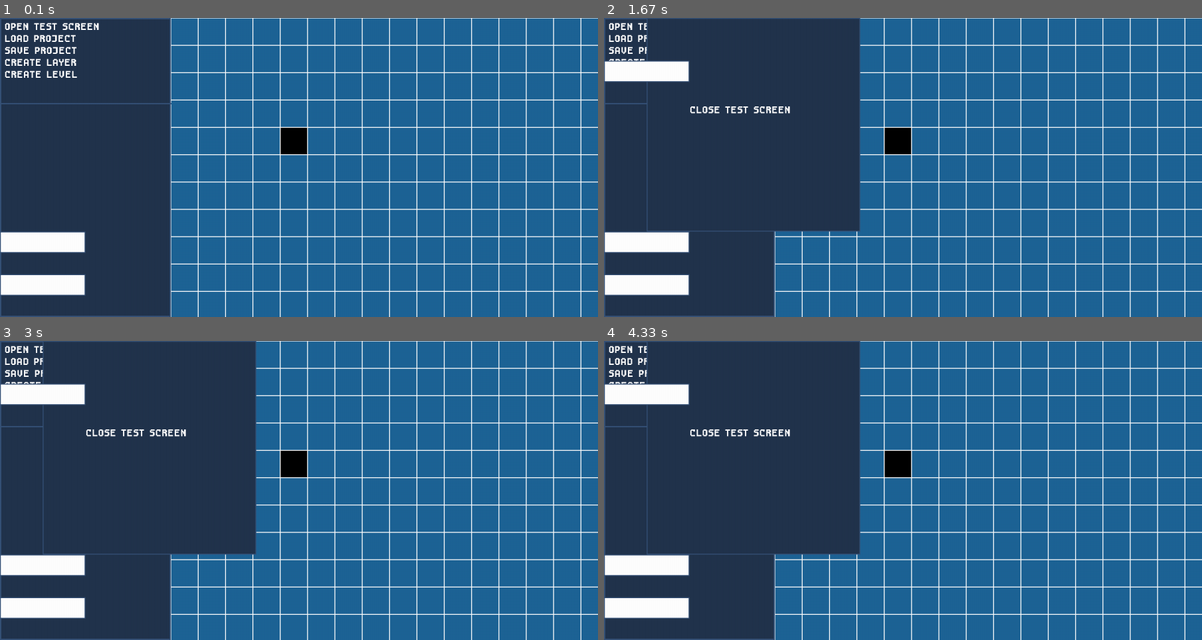
Above: before the commit, frames 1-4 (two rows, left to right).
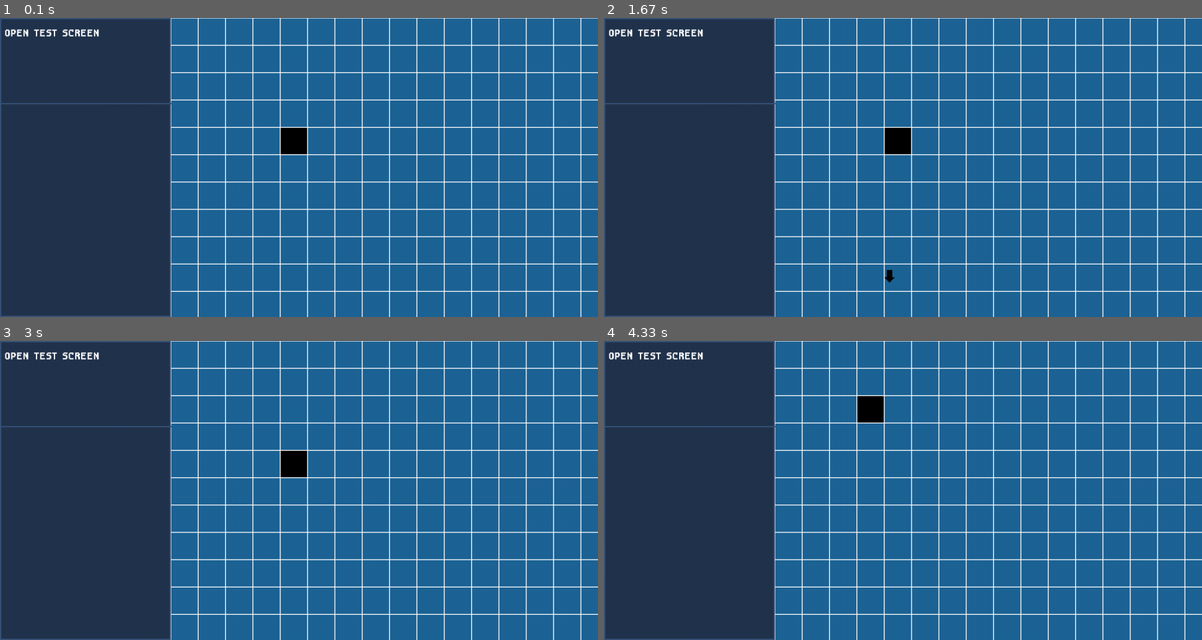
Above: after the commit, the same moments.

Repository: ImYourDope/PyGameLevelDesigner
Game: pygame game, started from main.py
Two runs of this game, one before a commit and one after it. Both use one fixed random seed, a clock stepped at 60 frames per second and the inputs below.
Inputs (mouse positions are in pixels of both pictures, inside the frame that each line leads up to):
- Up to frame 1 (0.1 s): no input
- Up to frame 2 (1.67 s): click "OPEN TEST SCREEN" at 0.38 s; press the mouse at (1178, 167) at 0.7 s; move the mouse to (932, 161) at 0.8 s; release the mouse at (687, 158) at 0.93 s; press the mouse at (795, 167) at 1.03 s; move the mouse to (897, 146) at 1.13 s; release the mouse at (998, 125) at 1.27 s; press the mouse at (657, 32) at 1.37 s; move the mouse to (771, 155) at 1.47 s; release the mouse at (891, 275) at 1.6 s
- Up to frame 3 (3 s): press the mouse at (53, 355) at 1.7 s; move the mouse to (233, 379) at 1.8 s; release the mouse at (418, 403) at 1.93 s; press the mouse at (382, 361) at 2.03 s; move the mouse to (364, 481) at 2.13 s; release the mouse at (340, 604) at 2.27 s; press the mouse at (53, 355) at 2.37 s; move the mouse to (137, 400) at 2.47 s; release the mouse at (221, 442) at 2.6 s; press the mouse at (382, 619) at 2.7 s; move the mouse to (370, 532) at 2.8 s; release the mouse at (358, 448) at 2.93 s
- Up to frame 4 (4.33 s): press the mouse at (1178, 490) at 3.03 s; move the mouse to (986, 517) at 3.13 s; release the mouse at (789, 544) at 3.27 s; press the mouse at (986, 619) at 3.37 s; move the mouse to (980, 568) at 3.47 s; release the mouse at (974, 517) at 3.6 s; press the mouse at (986, 619) at 3.7 s; move the mouse to (897, 556) at 3.8 s; release the mouse at (801, 496) at 3.93 s; press the mouse at (657, 355) at 4.03 s; move the mouse to (807, 421) at 4.13 s; release the mouse at (962, 484) at 4.27 s

The runs differ from the first frame. In frame 1, 3.0% of the frame differs, in the area x 0-17%, y 1-93%; in frame 2, 14%; in frame 3, 14%; in frame 4, 15%, in the area x 0-52%, y 0-93%.

Commit message:
Created XML button parser. Refactored Button class

Diff:
--- a/Interface/__init__.py
+++ b/Interface/__init__.py
@@ -0,0 +1,2 @@
+from .button import Button
+from .input import Input
--- /dev/null
+++ b/Interface/button.py
@@ -0,0 +1,51 @@
+from settings import *
+
+
+class Button:
+    def __init__(self, screen, properties):
+        self.screen = screen
+
+        if 'x' not in properties:
+            properties['x'] = 0
+        if 'y' not in properties:
+            properties['y'] = 0
+        if 'width' not in properties:
+            properties['width'] = 200
+        if 'height' not in properties:
+            properties['height'] = 30
+        if 'text' not in properties:
+            properties['text'] = ''
+
+        if 'hover' in properties:
+            if 'x' not in properties['hover']:
+                properties['hover']['x'] = properties['x']
+            if 'y' not in properties['hover']:
+                properties['hover']['y'] = properties['y']
+
+
+
+        self.surface = main_font.render(properties['text'], False, main_font_color)
+        self.pos = (properties['x'], properties['y'])
+        self.rect = self.surface.get_rect(topleft=self.pos)
+        self.shift_pos = (properties['hover']['x'], properties['hover']['y'])
+        self.shift_rect = self.surface.get_rect(topleft=self.shift_pos)
+
+        func = lambda: print("pressed")
+        # self.pos = pos
+        # self.func = func
+        #
+
+    def mouse_collision(self):
+        return self.rect.collidepoint(pygame.mouse.get_pos()) or self.shift_rect.collidepoint(pygame.mouse.get_pos())
+
+    def draw(self):
+        if not self.mouse_collision():
+            self.screen.blit(self.surface, (self.pos[0], self.pos[1]))
+        else:
+            self.screen.blit(self.surface, (self.shift_pos[0], self.shift_pos[1]))
+
+    def click(self, event):
+        if event.type == pygame.MOUSEBUTTONDOWN:
+            if pygame.mouse.get_pressed()[0]:
+                if self.mouse_collision():
+                    self.func()
--- a/Interface/buttonclass.py
+++ /dev/null
@@ -1,27 +0,0 @@
-from settings import *
-
-
-class Button:
-    def __init__(self, screen, text, pos, func, x_shift, y_shift):
-        self.screen = screen
-        self.surface = main_font.render(text, False, main_font_color)
-        self.pos = pos
-        self.func = func
-        self.shift_pos = (pos[0] + x_shift, pos[1] + y_shift)
-        self.rect = self.surface.get_rect(topleft=self.pos)
-        self.shift_rect = self.surface.get_rect(topleft=self.shift_pos)
-
-    def mouse_collision(self):
-        return self.rect.collidepoint(pygame.mouse.get_pos()) or self.shift_rect.collidepoint(pygame.mouse.get_pos())
-
-    def draw(self):
-        if not self.mouse_collision():
-            self.screen.blit(self.surface, (self.pos[0], self.pos[1]))
-        else:
-            self.screen.blit(self.surface, (self.shift_pos[0], self.shift_pos[1]))
-
-    def click(self, event):
-        if event.type == pygame.MOUSEBUTTONDOWN:
-            if pygame.mouse.get_pressed()[0]:
-                if self.mouse_collision():
-                    self.func()
--- a/Interface/inputlineclass.py
+++ b/Interface/input.py
@@ -1,7 +1,7 @@
 from settings import *
 
 
-class InputLine:
+class Input:
     def __init__(self, screen, rect, vocabulary):
         self.screen = screen
         self.rect = pygame.Rect(rect)
--- /dev/null
+++ b/XML_parser.py
@@ -0,0 +1,42 @@
+import xml.etree.ElementTree as ET
+
+from Interface import *
+
+
+class XMLParser:
+    def __init__(self, filepath):
+
+        xml = ET.parse(filepath)
+        self.root = xml.getroot()
+        if self.root.tag != 'Layout':
+            raise Exception("Incorrect XML. Should start from <Layout> tag")
+
+    def read_metadata(self):
+        return XMLParser.convert_props(self.root.attrib)
+
+    def read_dom(self, surface):
+        dom = []
+        for elem in self.root:
+            if elem.tag == 'Button':
+                hover = elem.find('Hover')
+                if hover is not None:
+                    elem.attrib['hover'] = XMLParser.convert_props(hover.attrib)
+
+                dom.append(Button(surface, XMLParser.convert_props(elem.attrib)))
+            elif elem.tag == 'Input':
+                dom.append(Input(surface, elem.attrib))
+            else:
+                raise Exception('Incorrect tag')
+            print(elem.tag)
+            print(elem.attrib)
+        return dom
+
+    @staticmethod
+    def convert_props(props):
+        for key in 'x', 'y', 'width', 'height':
+            if key in props:
+                props[key] = int(props[key])
+        return props
+
+
+ml = XMLParser('interface.xml')
--- a/buttons.py
+++ b/buttons.py
@@ -1,4 +1,4 @@
-from Interface.buttonclass import *
+from Interface.button import *
 from grid import grid_button
 from popupscreens import *
 
--- a/inputlines.py
+++ b/inputlines.py
@@ -1,12 +1,12 @@
-from Interface.inputlineclass import *
+from Interface.input import *
 
 from event_manager import event_manager
 
 
 def create_popup_screen_inputlines(screen):
-    test_popup_screen_inputlines.append(InputLine(screen, (0, 100, 200, 50), inputline_vocabulary))
+    test_popup_screen_inputlines.append(Input(screen, (0, 100, 200, 50), inputline_vocabulary))
 
 def create_main_screen_inputlines(screen):
-    main_screen_inputlines.append(InputLine(screen, (0, 500, 200, 50), inputline_vocabulary))
-    main_screen_inputlines.append(InputLine(screen, (0, 600, 200, 50), inputline_vocabulary))
+    main_screen_inputlines.append(Input(screen, (0, 500, 200, 50), inputline_vocabulary))
+    main_screen_inputlines.append(Input(screen, (0, 600, 200, 50), inputline_vocabulary))
     event_manager.active_inputlines = main_screen_inputlines
--- /dev/null
+++ b/interface.xml
@@ -0,0 +1,15 @@
+<?xml version="1.0" encoding="UTF-8" ?>
+<Layout
+    width="1400"
+    height="700">
+
+    <Button
+        x="10"
+        y="20"
+        text="OPEN TEST SCREEN">
+
+        <Hover
+            x="20"
+            y="20"/>
+    </Button>
+</Layout>
--- a/main.py
+++ b/main.py
@@ -7,21 +7,31 @@
 from popupscreens import *
 
 from event_manager import event_manager
+from XML_parser import XMLParser
 
 event_manager.test_popup_screen = "hello"
 
 pygame.init()
 
-# CREATE SECTION
-screen = pygame.display.set_mode((screen_width, screen_height))
+
+xml = XMLParser('interface.xml')
+info = xml.read_metadata()
+
+
+screen = pygame.display.set_mode((info['width'], info['height']))
 pygame.display.set_caption('PyGame Level Designer')
 clock = pygame.time.Clock()
-create_popup_screen_buttons(screen)
-create_popup_screen_inputlines(screen)
-create_popup_screens(screen)
-create_main_screen_buttons(screen)
-create_main_screen_inputlines(screen)
+
+dom = xml.read_dom(screen)
+
+# CREATE SECTION
+# create_popup_screen_buttons(screen)
+# create_popup_screen_inputlines(screen)
+# create_popup_screens(screen)
+# create_main_screen_buttons(screen)
+# create_main_screen_inputlines(screen)
 create_scrolling_cursors()
+
 
 while True:
 
@@ -35,6 +45,8 @@
         b.draw()
     for i in main_screen_inputlines:
         i.draw()
+    for elem in dom:
+        elem.draw()
     if event_manager.popup_screen_on:
         event_manager.popup_screen.draw()
     if event_manager.main_screen_on:
@@ -44,16 +56,16 @@
     for event in pygame.event.get():
         if event_manager.main_screen_on:
             scroll_canvas(event)
-        for b in event_manager.active_buttons:
-            b.click(event)
-        for i in event_manager.active_inputlines:
-            i.process(event)
+        # for b in event_manager.active_buttons:
+        #     b.click(event)
+        # for i in event_manager.active_inputlines:
+        #     i.process(event)
         if event.type == pygame.QUIT:
             pygame.quit()
             exit()
 
     # UPDATE SECTION
-    for i in event_manager.active_inputlines:
-        i.update_text_surface()
+    # for i in event_manager.active_inputlines:
+    #     i.update_text_surface()
     clock.tick(FPS)
     pygame.display.update()
